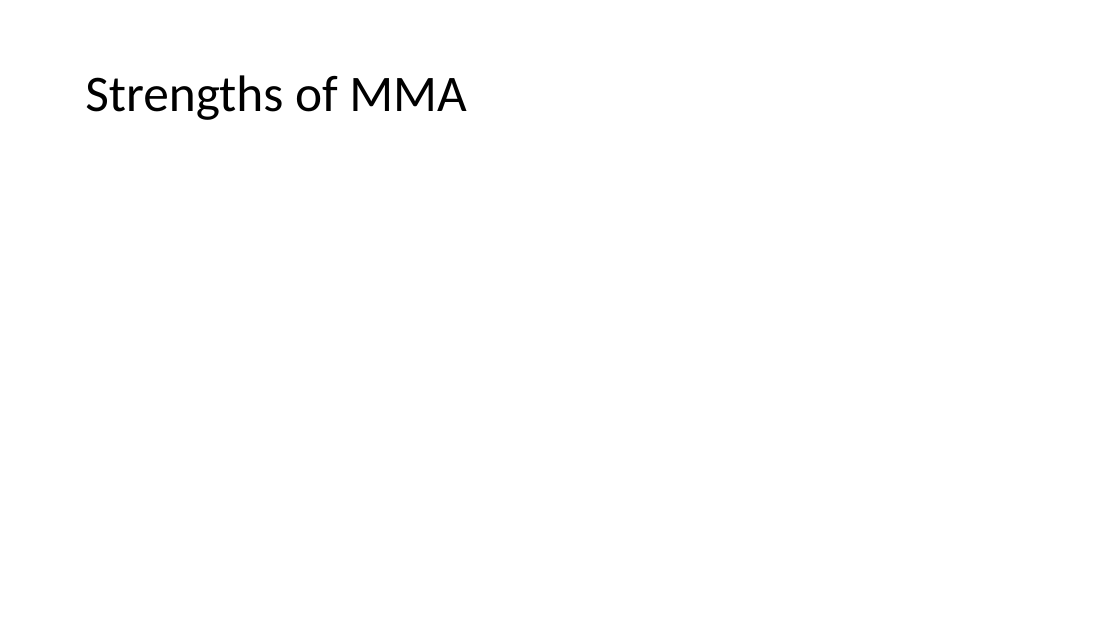
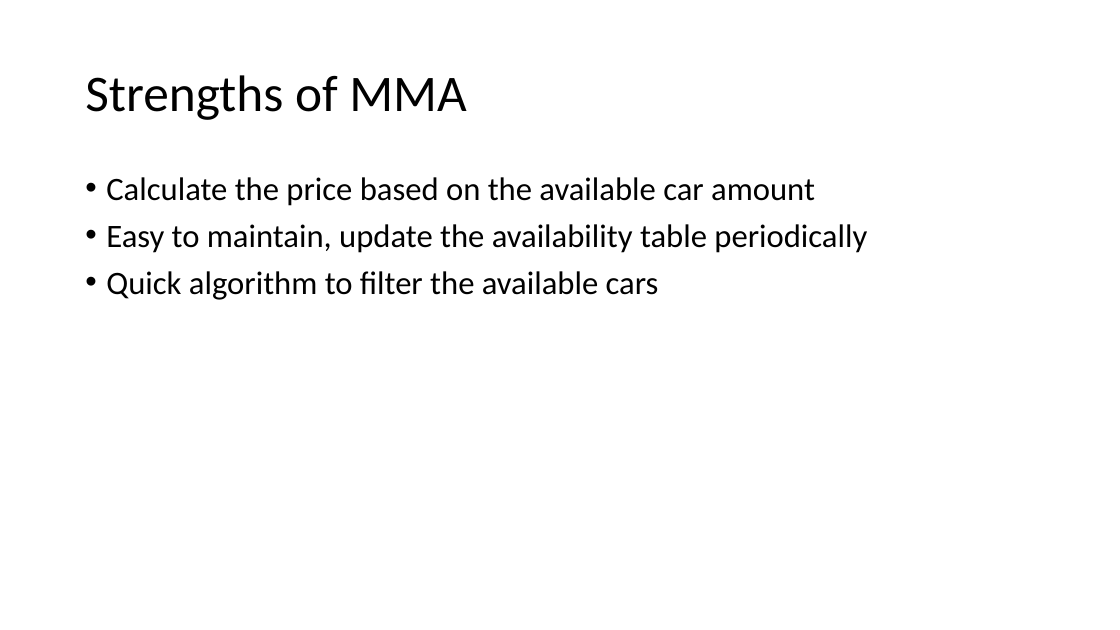
Before and after one commit to yichiehliu/yichiehliu.github.io, a slide deck: slide 10 of Daimler_revised.pptx (slide 4 before the commit). Drawn at 1120x630 pixels with LibreOffice and Linux fonts; fonts in the diff are those of the drawing. Boxes give left, top, right and bottom in pixels: in the first picture for what was removed or moved away, otherwise in the second. Text is boxed around its words. In the diff, an @@ line names an element or a change of style, - is before the commit and + after.

```diff
--- a/Daimler_revised.pptx
+++ b/Daimler_revised.pptx
@@ text added at [106,177,867,300], 28 pt, text #000000 @@
+• Calculate the price based on the available car amount
+• Easy to maintain, update the availability table periodically
+• Quick algorithm to filter the available cars
```
Also in this commit, not shown: 3 other slides changed, 6 slides added, 5 other files.
